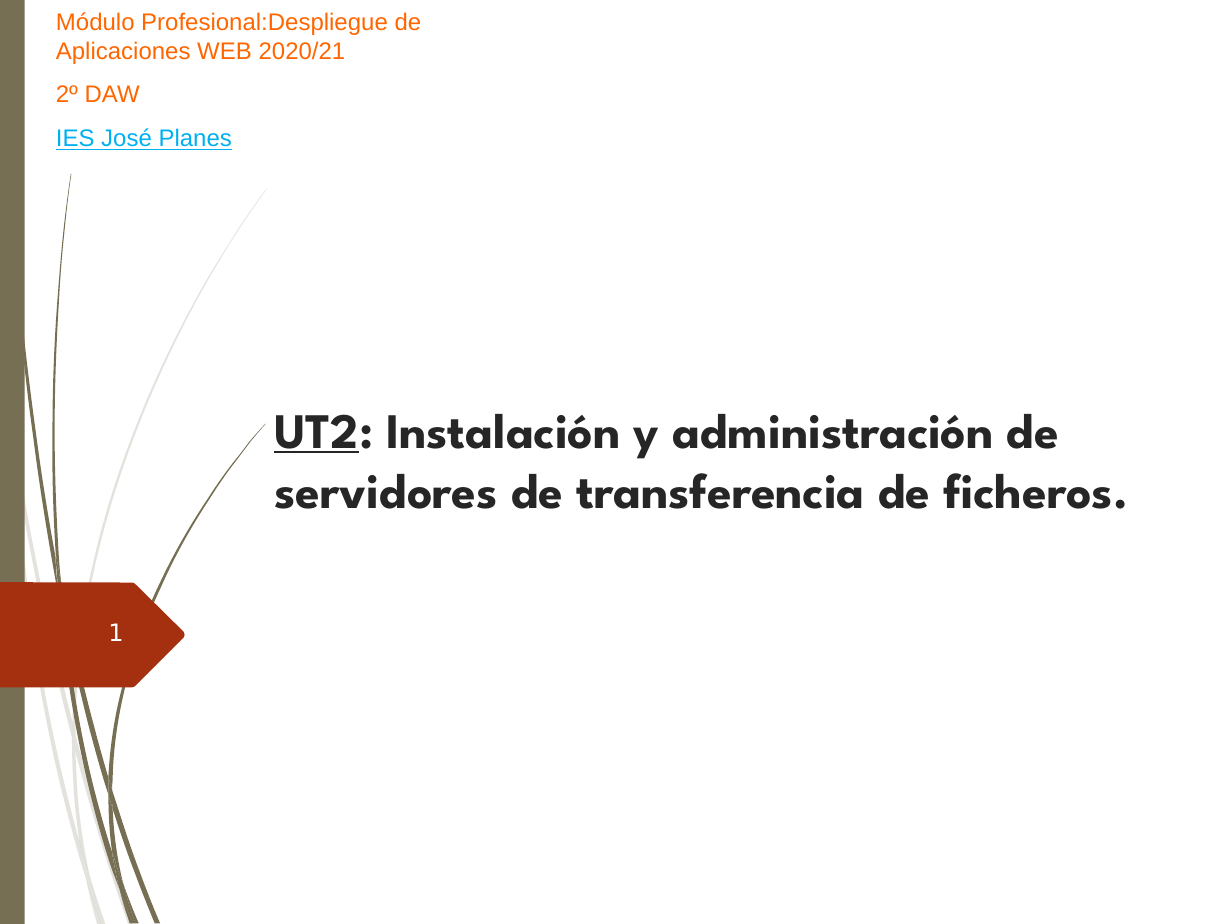
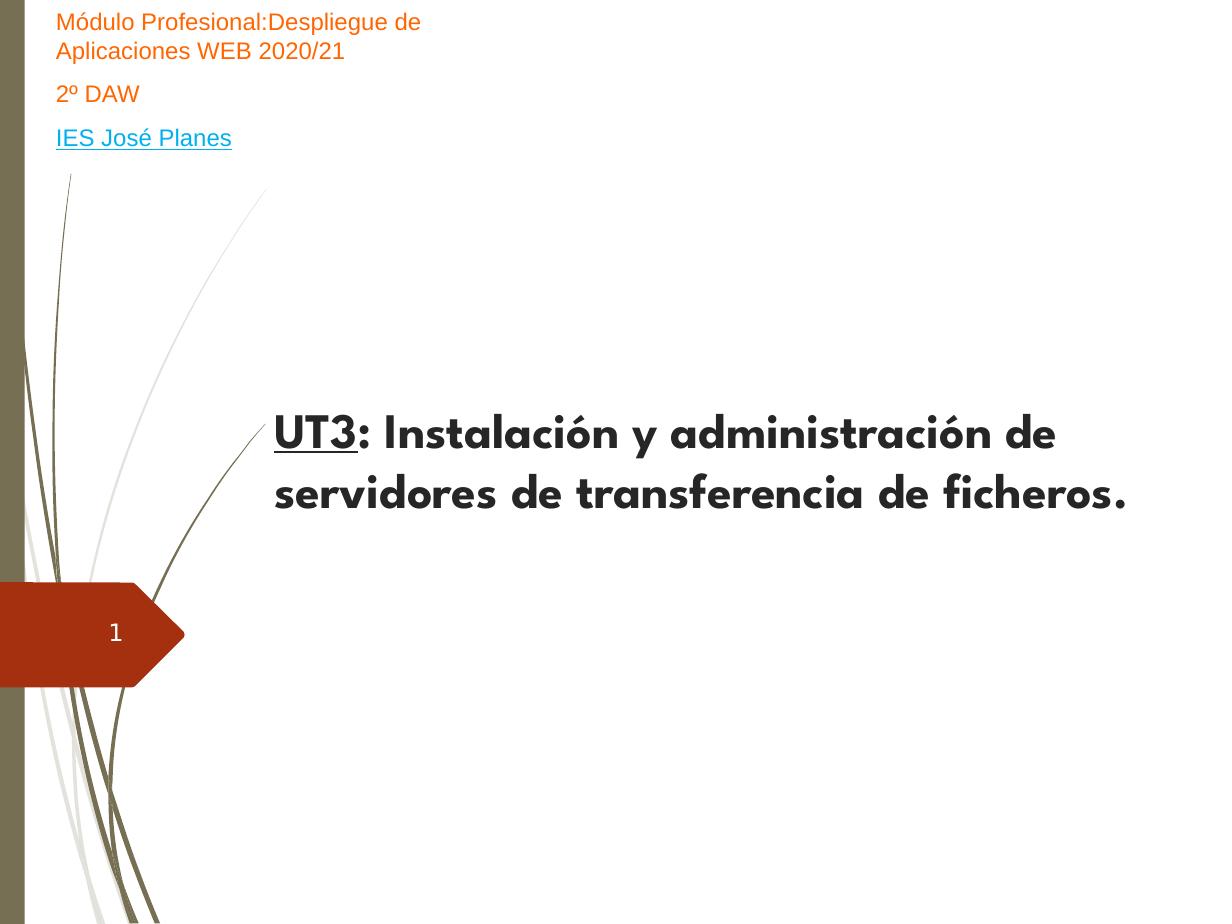
Before and after one commit to ammDAW/daw, a slide deck: slide 1 of 2_DAW/DAW - Beatriz/Unidad3/UT3. Instalacion & admistracion Servidores FTP.ppt. Drawn at 1232x924 pixels with LibreOffice and Linux fonts; fonts in the diff are those of the drawing; background and template pictures are left out. Boxes give left, top, right and bottom in pixels: in the first picture for what was removed or moved away, otherwise in the second. Text is boxed around its words. In the diff, an @@ line names an element or a change of style, - is before the commit and + after.

```diff
--- a/2_DAW/DAW - Beatriz/Unidad3/UT3. Instalacion & admistracion Servidores FTP.ppt
+++ b/2_DAW/DAW - Beatriz/Unidad3/UT3. Instalacion & admistracion Servidores FTP.ppt
@@ title at [274, 414, 1128, 509]: text changed @@
-UT2: Instalación y administración de servidores de transferencia de ficheros.
+UT3: Instalación y administración de servidores de transferencia de ficheros.
```
Also in this commit, not shown: 7 other slides changed, 29 slides added, 10 other files.
